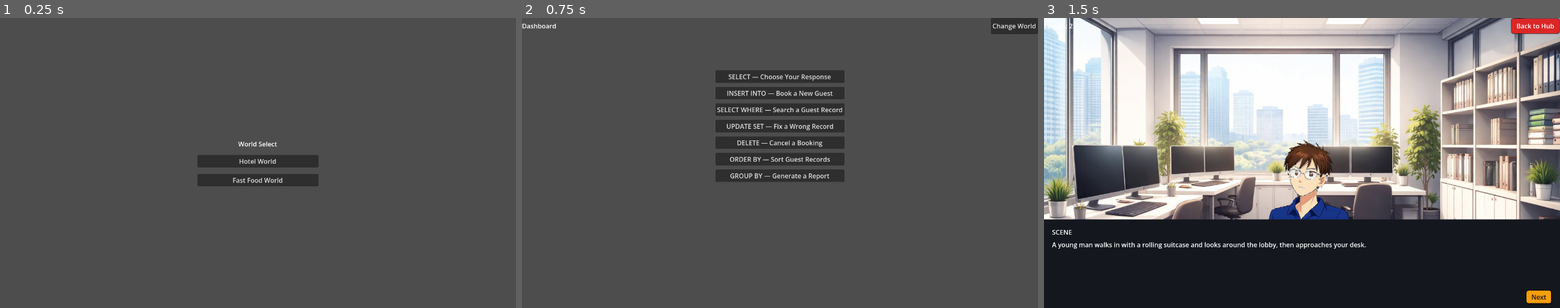
Above: before the commit, frames 1-3 (left to right).
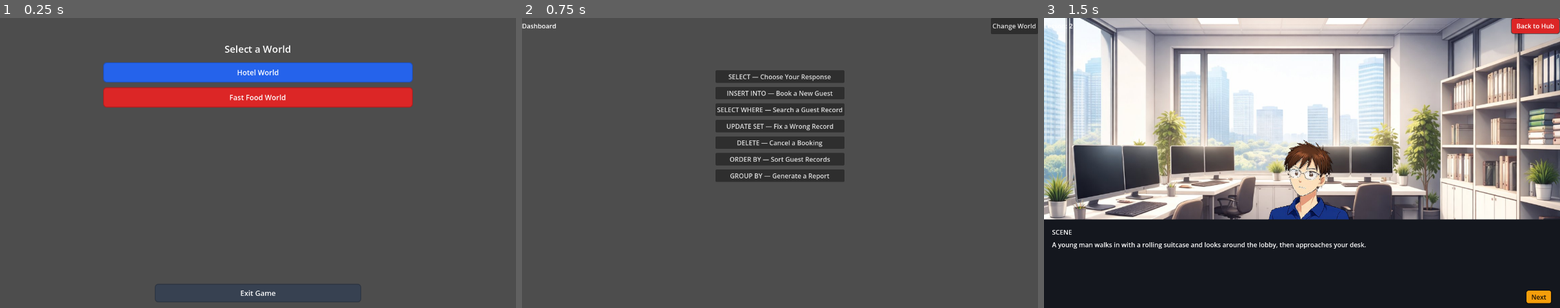
Above: after the commit, the same moments.

Repository: EricNathanCode/C.L.E.D
Game: Godot game, scene res://scene/Main.tscn
Same seed, same stepped clock (60 frames per second), same inputs: the game is played once before the commit and once after it.
Inputs:
- Up to frame 1 (0.25 s): no input
- Up to frame 2 (0.75 s): click "Hotel World" at 0.5 s
- Up to frame 3 (1.5 s): click "INSERT INTO — Book a New Guest" at 1.25 s

The runs differ from the first frame. In frame 1, 11% of the frame differs, in the area x 20-80%, y 9-98%; in frame 2, nothing differs; in frame 3, nothing differs.

Commit message:
Phase 6
Change U.I Design and Add Exit Button

Diff:
--- a/c.l.e.d/scene/WorldSelectScreen.tscn
+++ b/c.l.e.d/scene/WorldSelectScreen.tscn
@@ -8,21 +8,45 @@
 anchor_bottom = 1.0
 script = ExtResource("1")
 
-[node name="CenterContainer" type="CenterContainer" parent="."]
-anchors_preset = 15
+[node name="Title" type="Label" parent="."]
+layout_mode = 0
+anchor_left = 0.0
+anchor_top = 0.0
 anchor_right = 1.0
+anchor_bottom = 0.0
+offset_top = 60.0
+offset_bottom = 100.0
+horizontal_alignment = 1
+text = "Select a World"
+
+[node name="ScrollContainer" type="ScrollContainer" parent="."]
+layout_mode = 0
+anchor_left = 0.2
+anchor_top = 0.0
+anchor_right = 0.8
 anchor_bottom = 1.0
+offset_top = 110.0
+offset_bottom = -80.0
+horizontal_scroll_mode = 0
 
-[node name="VBoxContainer" type="VBoxContainer" parent="CenterContainer"]
-custom_minimum_size = Vector2(300, 0)
-theme_override_constants/separation = 16
+[node name="WorldList" type="VBoxContainer" parent="ScrollContainer"]
+size_flags_horizontal = 3
+theme_override_constants/separation = 12
 
-[node name="Title" type="Label" parent="CenterContainer/VBoxContainer"]
-text = "World Select"
-horizontal_alignment = 1
-
-[node name="HotelButton" type="Button" parent="CenterContainer/VBoxContainer"]
+[node name="HotelButton" type="Button" parent="ScrollContainer/WorldList"]
+custom_minimum_size = Vector2(0, 50)
 text = "Hotel World"
 
-[node name="FastFoodButton" type="Button" parent="CenterContainer/VBoxContainer"]
+[node name="FastFoodButton" type="Button" parent="ScrollContainer/WorldList"]
+custom_minimum_size = Vector2(0, 50)
 text = "Fast Food World"
+
+[node name="ExitButton" type="Button" parent="."]
+layout_mode = 0
+anchor_left = 0.3
+anchor_top = 1.0
+anchor_right = 0.7
+anchor_bottom = 1.0
+offset_top = -60.0
+offset_bottom = -15.0
+text = "Exit Game"
--- a/c.l.e.d/scripts/WorldSelectScreen.gd
+++ b/c.l.e.d/scripts/WorldSelectScreen.gd
@@ -1,8 +1,17 @@
 extends Control
 
 func _ready() -> void:
-	$CenterContainer/VBoxContainer/HotelButton.pressed.connect(_on_hotel)
-	$CenterContainer/VBoxContainer/FastFoodButton.pressed.connect(_on_fastfood)
+	$ScrollContainer/WorldList/HotelButton.pressed.connect(_on_hotel)
+	$ScrollContainer/WorldList/FastFoodButton.pressed.connect(_on_fastfood)
+	$ExitButton.pressed.connect(_on_exit)
+
+	# Style exit button — red so it's clearly different
+	_style_btn($ScrollContainer/WorldList/HotelButton,    Color("#2563EB"), Color.WHITE)
+	_style_btn($ScrollContainer/WorldList/FastFoodButton, Color("#DC2626"), Color.WHITE)
+	_style_btn($ExitButton,                               Color("#374151"), Color.WHITE)
+
+	# Style title
+	$Title.add_theme_font_size_override("font_size", 24)
 
 func _on_hotel() -> void:
 	GameManager.world = "hotel"
@@ -11,3 +20,26 @@
 func _on_fastfood() -> void:
 	GameManager.world = "fastfood"
 	get_tree().root.get_node("Main").show_screen("dashboard")
+
+func _on_exit() -> void:
+	get_tree().quit()
+
+func _style_btn(btn: Button, bg: Color, fg: Color) -> void:
+	btn.add_theme_font_size_override("font_size", 18)
+	btn.add_theme_color_override("font_color", fg)
+	var s := StyleBoxFlat.new()
+	s.bg_color = bg
+	s.border_color = bg.darkened(0.2)
+	s.set_border_width_all(2)
+	s.set_corner_radius_all(8)
+	s.content_margin_left   = 20
+	s.content_margin_right  = 20
+	s.content_margin_top    = 10
+	s.content_margin_bottom = 10
+	btn.add_theme_stylebox_override("normal", s)
+	var h := s.duplicate() as StyleBoxFlat
+	h.bg_color = bg.lightened(0.12)
+	btn.add_theme_stylebox_override("hover", h)
+	var p := s.duplicate() as StyleBoxFlat
+	p.bg_color = bg.darkened(0.12)
+	btn.add_theme_stylebox_override("pressed", p)
